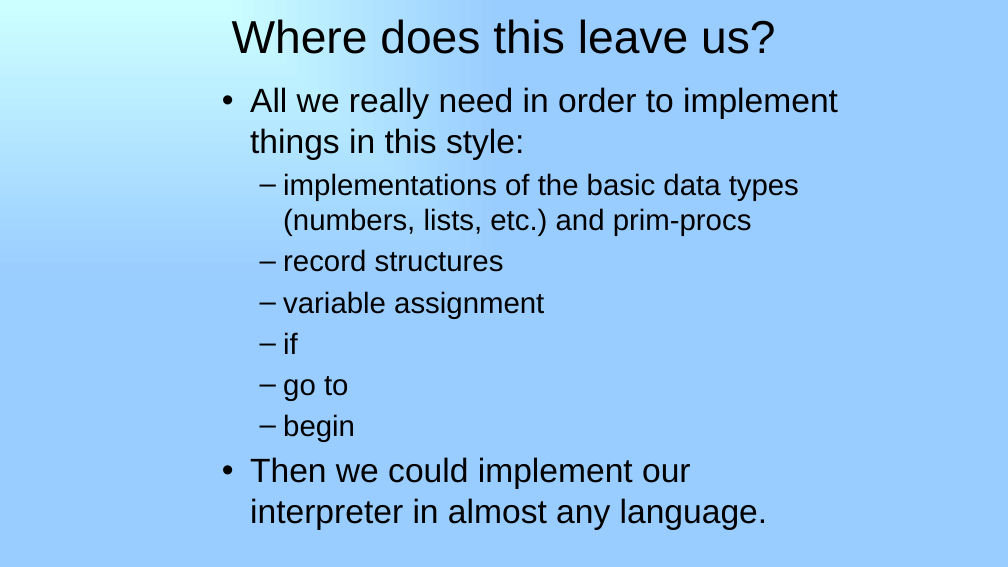
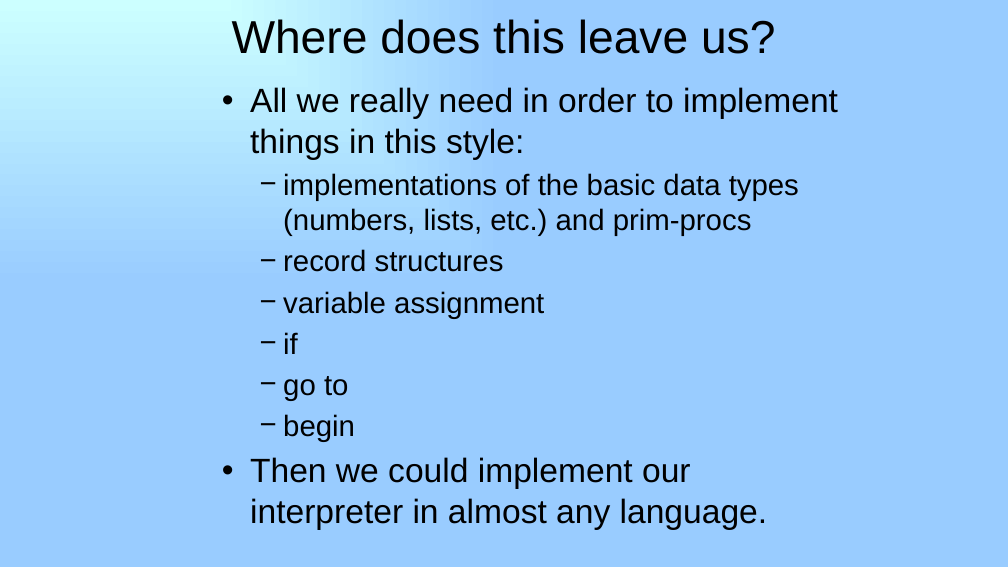
Before and after one commit to RHIT-CSSE/csse304, a slide deck: slide 18 of ClassMaterials/ImperativeForm/34-imperative-form.pptx (slide 25 before the commit). Drawn at 1008x567 pixels with LibreOffice and Linux fonts; fonts in the diff are those of the drawing. Boxes give left, top, right and bottom in pixels: in the first picture for what was removed or moved away, otherwise in the second. Text is boxed around its words. In the diff, an @@ line names an element or a change of style, - is before the commit and + after.

```diff
--- a/ClassMaterials/ImperativeForm/34-imperative-form.pptx
+++ b/ClassMaterials/ImperativeForm/34-imperative-form.pptx
@@ text "All we really need in ..." at <box>250,87,838,530</box>: bullet – to − @@
```
Also in this commit, not shown: 4 other slides changed, 1 slide added, 9 slides removed.
